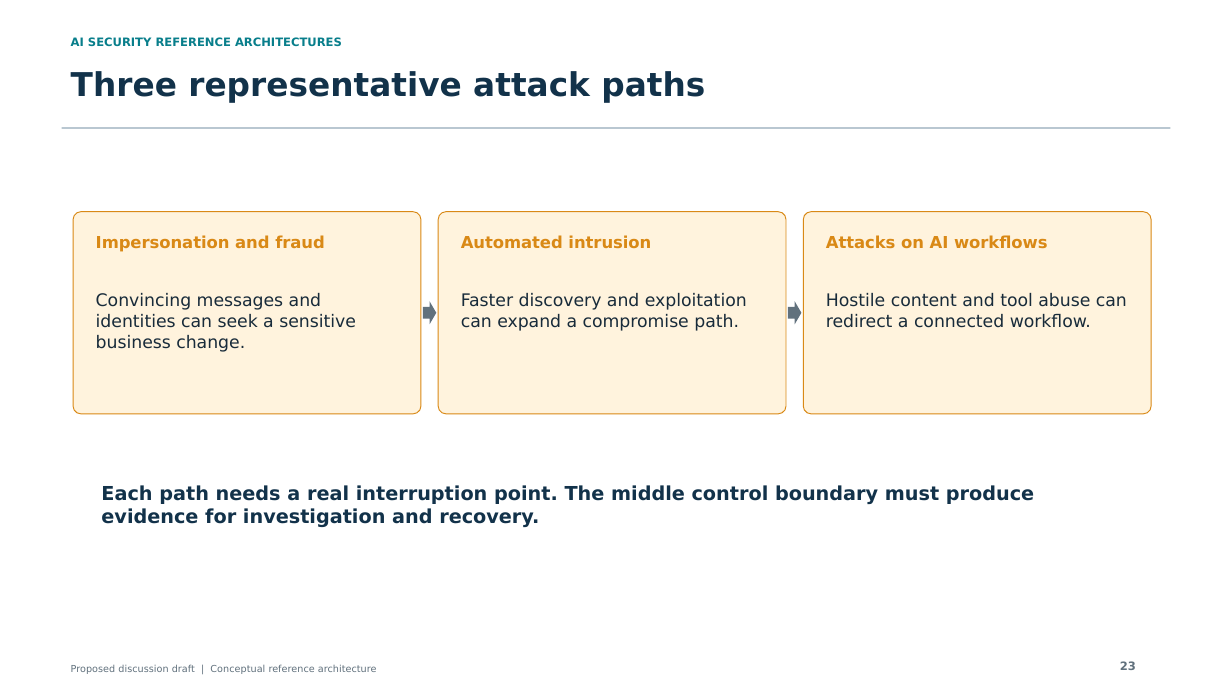
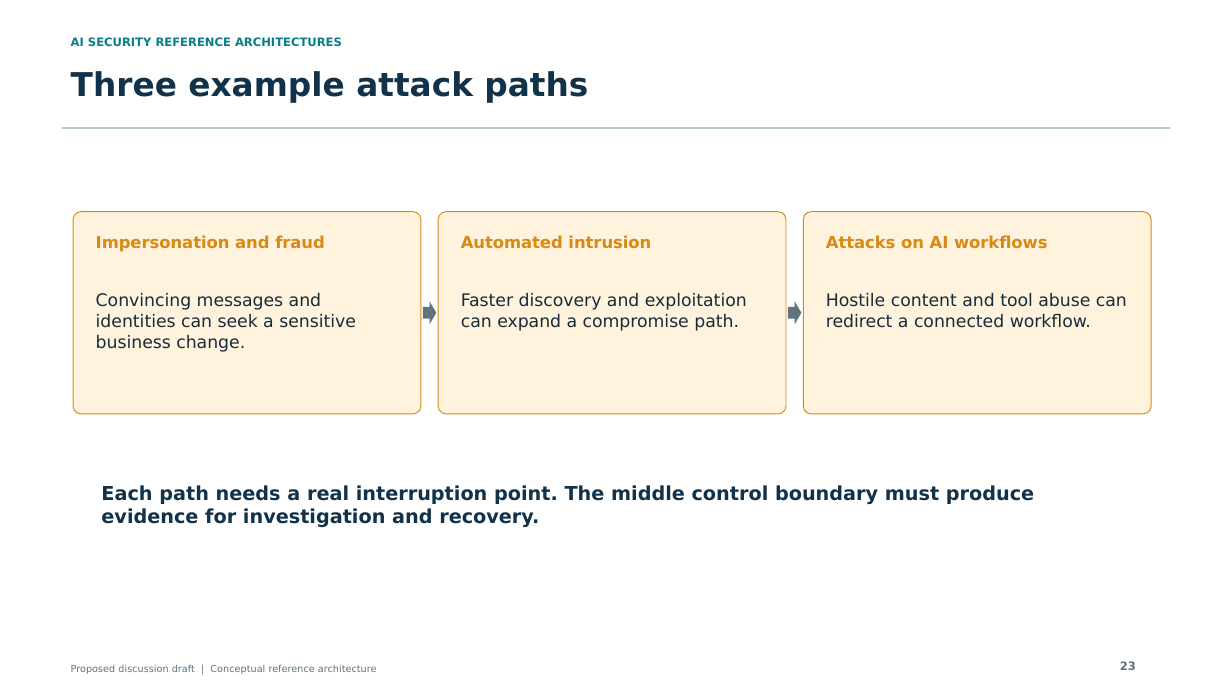
Before and after one commit to jessepike/ai-security-reference-architectures, a slide deck: slide 23 of public/downloads/ai-security-reference-architectures.pptx. Drawn at 1232x693 pixels with LibreOffice and Linux fonts; fonts in the diff are those of the drawing. Boxes give left, top, right and bottom in pixels: in the first picture for what was removed or moved away, otherwise in the second. Text is boxed around its words. In the diff, an @@ line names an element or a change of style, - is before the commit and + after.

```diff
--- a/public/downloads/ai-security-reference-architectures.pptx
+++ b/public/downloads/ai-security-reference-architectures.pptx
@@ text at <box>71,71,588,103</box>: text changed @@
-Three representative attack paths
+Three example attack paths
```
Also in this commit, not shown: 2 other slides changed, 22 other files.
